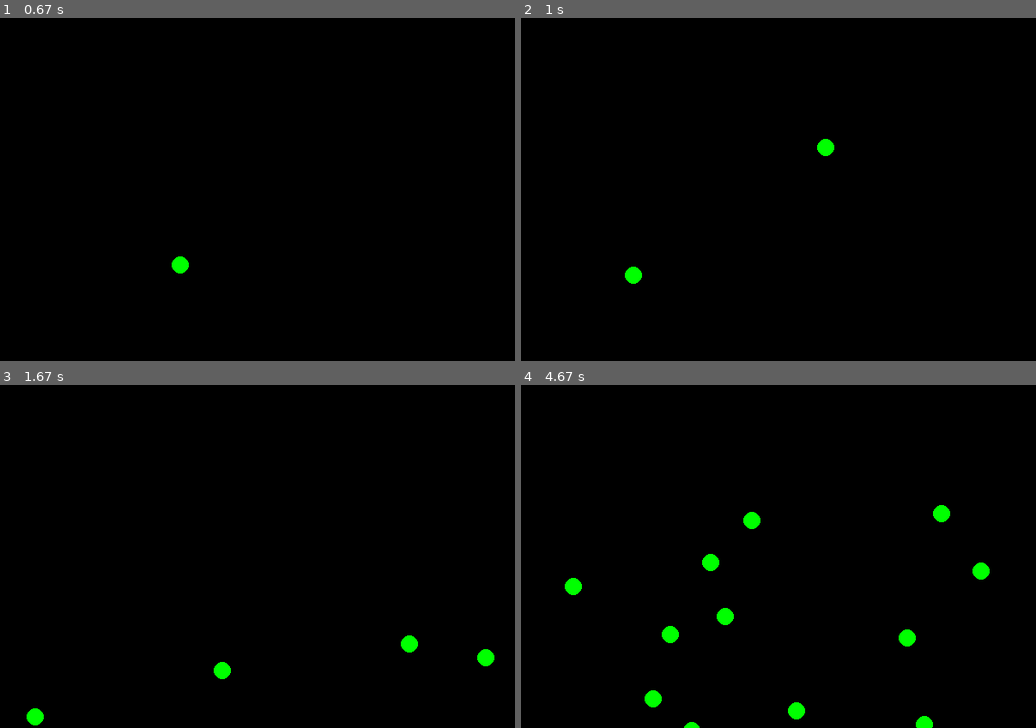
Above: before the commit, frames 1-4 (two rows, left to right).
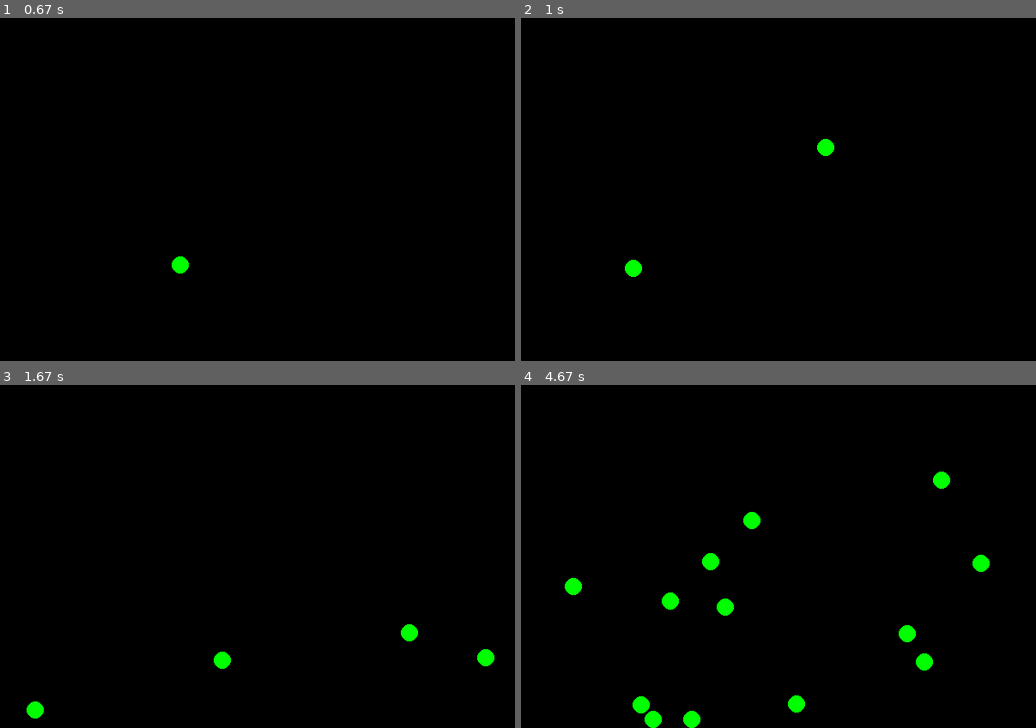
Above: after the commit, the same moments.

Repository: TharitSinsunthorn/Comsem
Game: pygame game, started from particle_main.py
Same seed, same stepped clock (60 frames per second), same inputs: the game is played once before the commit and once after it.
Inputs (mouse positions are in pixels of both pictures, inside the frame that each line leads up to):
- Up to frame 1 (0.67 s): click (236, 203) at 0.38 s
- Up to frame 2 (1 s): click (778, 210) at 0.72 s
- Up to frame 3 (1.67 s): click (97, 505) at 1.05 s; click (442, 676) at 1.38 s
- Up to frame 4 (4.67 s): click (788, 439) at 1.72 s; click (752, 645) at 2.05 s; click (763, 498) at 2.38 s; click (706, 484) at 2.72 s; click (912, 525) at 3.05 s; click (938, 549) at 3.38 s; click (886, 494) at 3.72 s; click (629, 487) at 4.05 s; click (799, 542) at 4.38 s

Frame 1 is identical in both runs. In frame 2, 0.1% of the frame differs, in the area x 20-24%, y 70-78%; in frame 3, 0.5%; in frame 4, 1.8%, in the area x 21-91%, y 25-100%.

Commit message:
chap6_bounce_notsink

Diff:
--- a/particle.py
+++ b/particle.py
@@ -40,8 +40,14 @@
 
 class ConfinedParticle(Particle):
     def update_after_move(self):
+        x, y = self.x, self.y
+        vx, vy = self.vel.x, self.vel.y
+        width, height = self.world.width, self.world.height
+        radius = self.radius
         e = 0.95
-        if self.pos.x < 0 + self.radius or self.pos.x > self.world.width - self.radius:
+        if (x < 0 + radius and vx < 0) or (x > width - radius and vx > 0):
             self.vel.x *= -e
-        if self.pos.y > self.world.height - self.radius:
+        if y > height - radius and vy > 0:
             self.vel.y *= -e
+            # constrain particle on or above the floor
+            self.pos.y = height - radius
